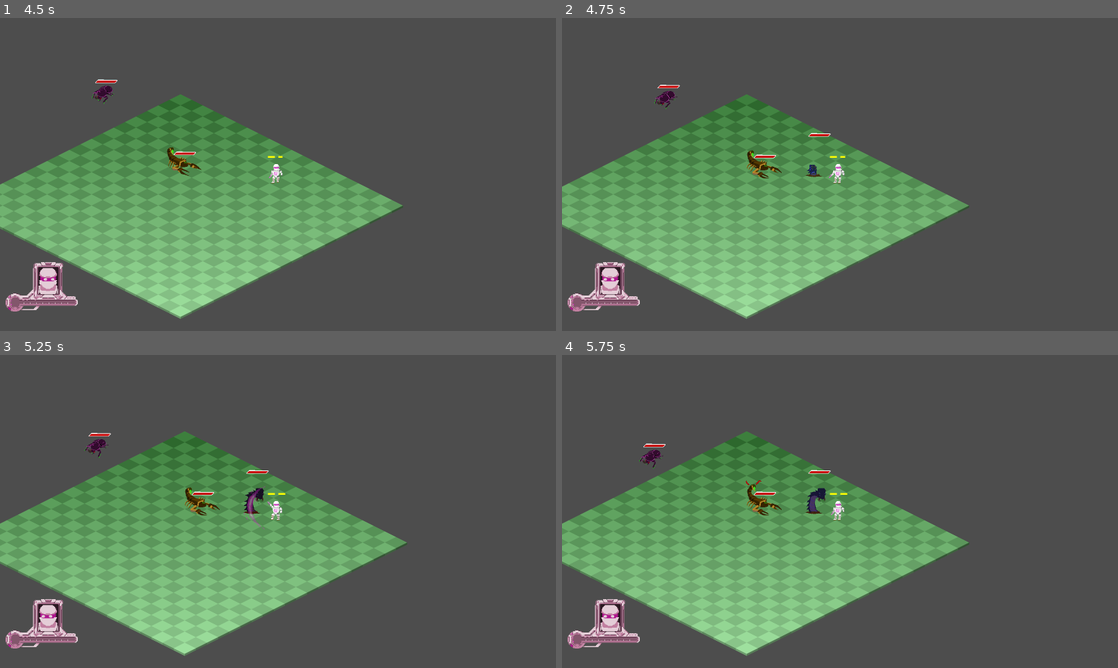
Above: before the commit, frames 1-4 (two rows, left to right).
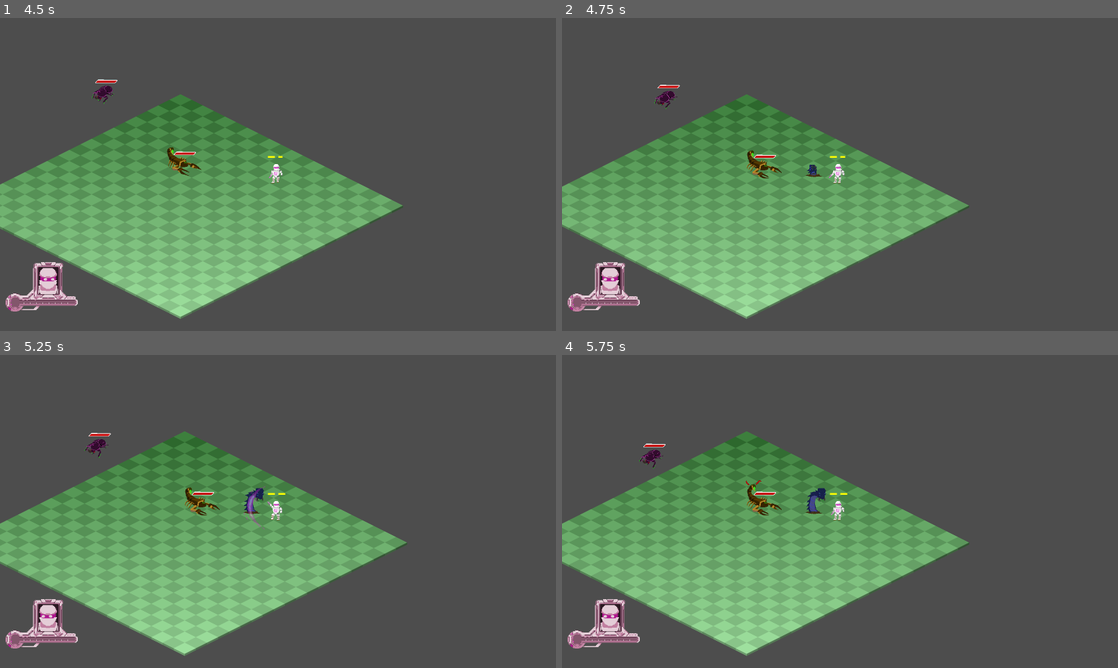
Above: after the commit, the same moments.

Repository: NoeRoberties/Odomat
Game: Godot game, scene res://Scenes/UI/MainMenu/MainMenu.tscn
Two runs of this game, one before a commit and one after it. Both use one fixed random seed, a clock stepped at 60 frames per second and the inputs below.
Inputs (mouse positions are in pixels of both pictures, inside the frame that each line leads up to):
- Up to frame 1 (4.5 s): click "Start Game" at 0.5 s; tap Enter (ui_accept) at 1.25, 1.52, 2.27, 3.77 s; move the mouse to (400, 158) at 1.27 s; hold D (move_right) 1.28-2.03 s; hold Shift (dash) 1.28-2.03 s; click (400, 158) at 1.42 s; move the mouse to (166, 190) at 2.02 s; hold S (move_down) 2.03-2.78 s; tap Space (interact_npc) at 2.1 s; move the mouse to (333, 105) at 2.77 s; press the mouse at (333, 105) at 2.78 s; hold D (move_right) 2.78-3.53 s; move the mouse to (250, 237) at 3.52 s; release the mouse at (250, 237) at 3.53 s; hold W (move_up) 3.53-4.28 s; tap Shift (dash) at 3.6 s; click (250, 237) at 3.67 s; move the mouse to (444, 221) at 4.27 s; hold A (move_left) from 4.28 s (still down); hold Space (interact_npc) from 4.28 s (still down)
- Up to frame 2 (4.75 s): keep holding A (move_left); keep holding Space (interact_npc); tap Enter (ui_accept) at 4.52 s
- Up to frame 3 (5.25 s): keep holding A (move_left); move the mouse to (111, 464) at 5.02 s; release Space (interact_npc) at 5.03 s; click (111, 464) at 5.1 s
- Up to frame 4 (5.75 s): keep holding A (move_left); tap Enter (ui_accept) at 5.27 s

Frame 1 is identical in both runs. In frame 2, less than 0.1% of the frame differs, in the area x 44-49%, y 36-38%; in frame 3, 0.2%, in the area x 43-49%, y 36-51%; in frame 4, 0.1%.

Commit message:
[ADD] immune status possible for enemies, worm is immune while not confused

Diff:
--- a/godot-project/odomat/Scripts/Enemies/Enemy/enemy.gd
+++ b/godot-project/odomat/Scripts/Enemies/Enemy/enemy.gd
@@ -10,16 +10,18 @@
 var _original_color: Color
 var _blink_tween: Tween
 var _health_bar: EnemyHealthBar
+var _immune: bool
 
 func _ready() -> void:
+	_immune = false
 	_animated_sprite = get_node_or_null("AnimatedSprite2D")
 	if _animated_sprite == null:
 		queue_free()
 	_original_color = _animated_sprite.modulate
+	_health_bar = HEALTH_BAR_SCENE.instantiate()
+	_place_health_bar()
 	_on_ready()
-	_health_bar = HEALTH_BAR_SCENE.instantiate()
 	_health_bar.setMaxHP(_health)
-	_place_health_bar()
 	add_child(_health_bar)
 
 
@@ -37,8 +39,22 @@
 	return
 
 
+## Call this function to make the enemy instance untouchable
+func _gain_immunity() -> void:
+	_health_bar.hide()
+	_immune = true
+
+
+## Call this function to make the enemy instance touchable by player attacks
+func _loose_immunity() -> void:
+	_health_bar.show()
+	_immune = false
+
+
 ## Call this function to make the enemy loose health and apply a knockback
 func take_damage(damage: int, attacker_position: Vector2 = Vector2.ZERO, knockback_force: float = 0.0) -> void:
+	if _immune:
+		return
 	_health -= damage
 	_health_bar.update_health(_health)
 
--- a/godot-project/odomat/Scripts/Enemies/Worm/worm.gd
+++ b/godot-project/odomat/Scripts/Enemies/Worm/worm.gd
@@ -22,6 +22,7 @@
 	$WaitTimer.start(MAX_WAIT_TIME)
 	$CollisionShape2D.disabled = true
 	visible = false
+	_gain_immunity()
 
 
 func _place_health_bar() -> void:
@@ -51,6 +52,7 @@
 		_animated_sprite.play("getting_up")
 	elif _state == State.GETTING_UP:
 		_state = State.CONFUSED
+		_loose_immunity()
 		_animated_sprite.play("confused")
 		$ConfusedTimer.start(CONFUSED_TIME)
 	elif _state == State.DIVING:
@@ -79,5 +81,6 @@
 
 
 func _on_confused_timer_timeout() -> void:
+	_gain_immunity()
 	_state = State.DIVING
 	_animated_sprite.play("dive")
